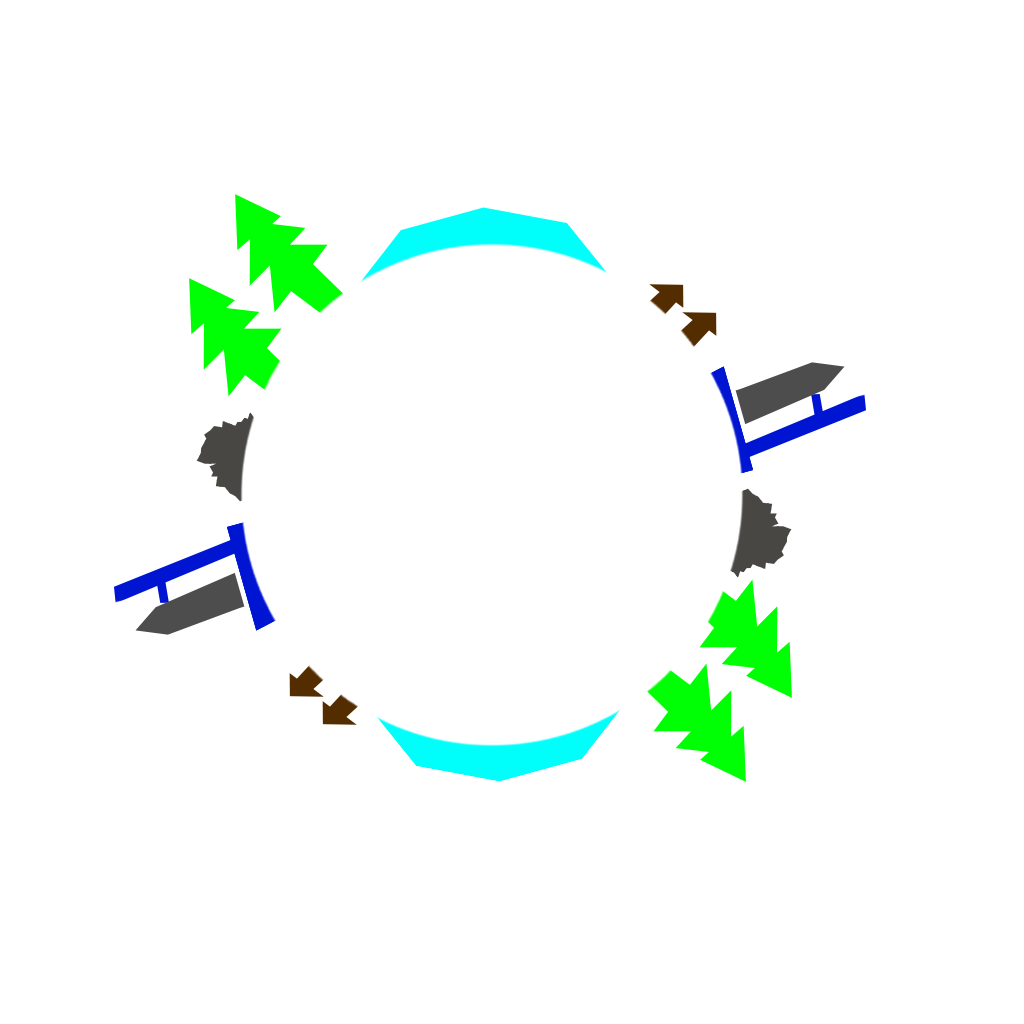
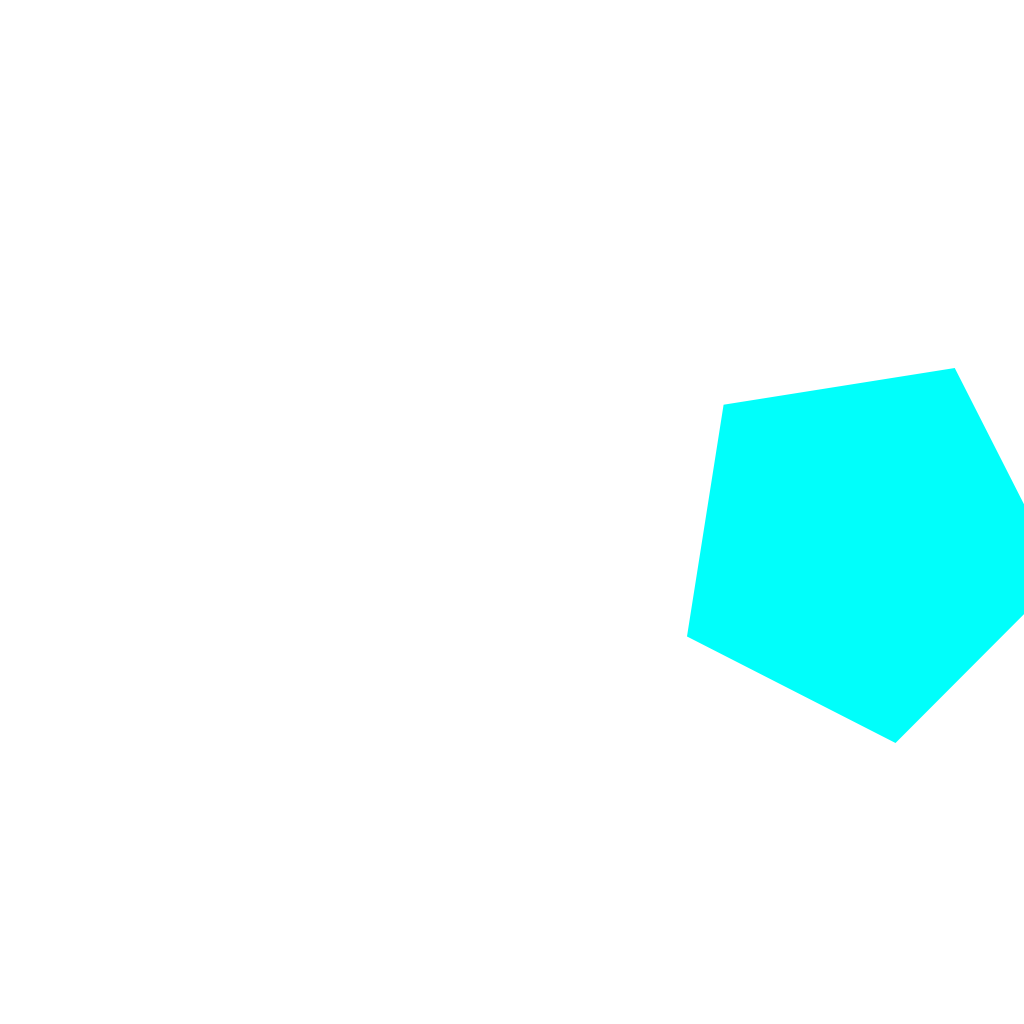
Revision of a layered 1024×1024 image; what changed, layer by layer:
added group "Ice" (1st of 2) with 1 layers above "Planet" over [687, 368, 1024, 743]
added layer "Polygon 1" in group "Ice" over [687, 368, 1024, 743]
renamed "Layer 1" to "Bedrock", moved it into group "Planet" over [240, 243, 744, 747]
renamed "Layer 3" to "Ice", moved it into group "Planet" over [356, 207, 622, 782]
renamed "Layer 6" to "Forest", moved it into group "Planet" over [189, 194, 792, 782]
renamed "Layer 9" to "Houses", moved it into group "Planet" over [289, 284, 717, 725]
renamed "Layer 13 copy" to "Metals", moved it into group "Planet" over [196, 412, 792, 578]
renamed "Layer 10 copy" to "SpacePort", moved it into group "Planet" over [114, 362, 866, 635]
